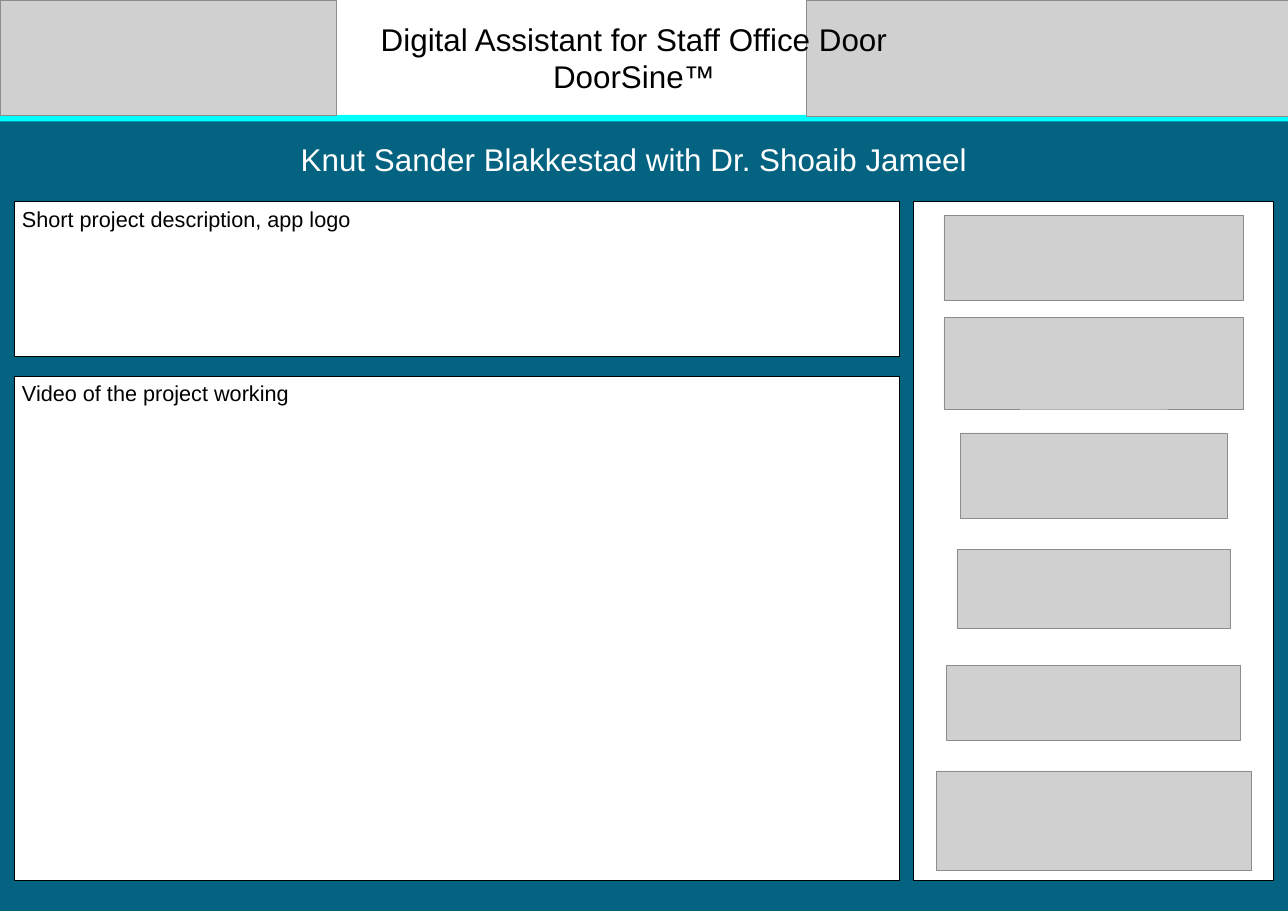
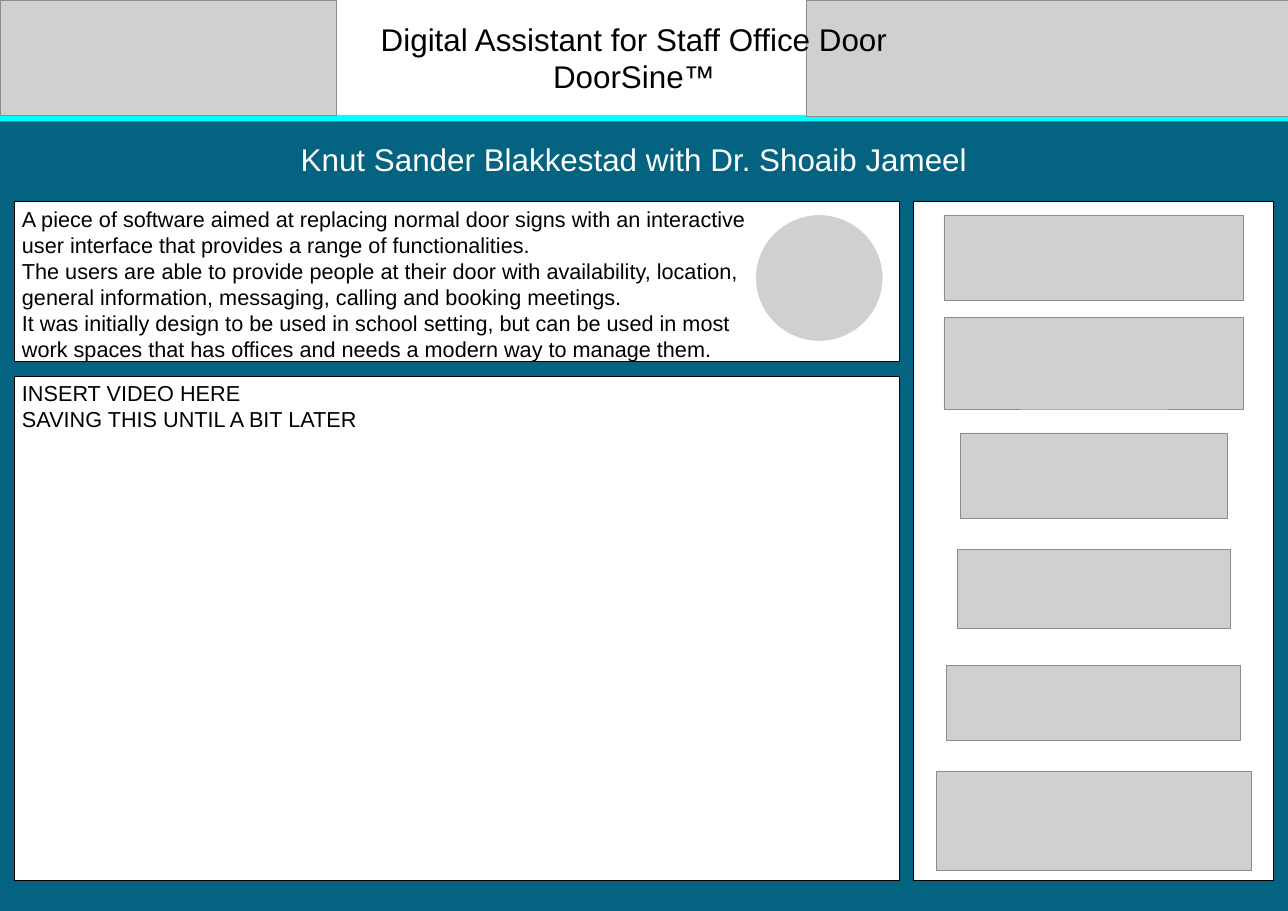
Before and after one commit to KnutSander/DoorSine, a slide deck: slide 1 of docs/open_day/CE301 Open Day Poster Template.pptx. Drawn at 1288x911 pixels with LibreOffice and Linux fonts; fonts in the diff are those of the drawing; grey boxes stand for pictures. Boxes give left, top, right and bottom in pixels: in the first picture for what was removed or moved away, otherwise in the second. Text is boxed around its words. In the diff, an @@ line names an element or a change of style, - is before the commit and + after.

```diff
--- a/docs/open_day/CE301 Open Day Poster Template.pptx
+++ b/docs/open_day/CE301 Open Day Poster Template.pptx
@@ rectangle "A piece of software aimed ...": place and size @@
-rectangle "A piece of software aimed ..." at <box>14,202,899,357</box>
+rectangle "A piece of software aimed ..." at <box>14,202,899,361</box>
@@ text in rectangle at <box>22,211,745,362</box>: text changed @@
-Short project description, app logo
+A piece of software aimed at replacing normal door signs with an interactive
+user interface that provides a range of functionalities.
+The users are able to provide people at their door with availability, location,
+general information, messaging, calling and booking meetings.
+It was initially design to be used in school setting, but can be used in most
+work spaces that has offices and needs a modern way to manage them.
@@ picture added at <box>755,214,883,342</box> @@
@@ text in rectangle at <box>22,386,356,428</box>: text changed @@
-Video of the project working
+INSERT VIDEO HERE
+SAVING THIS UNTIL A BIT LATER
```
